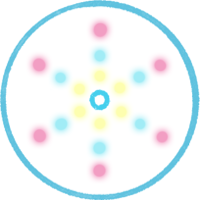
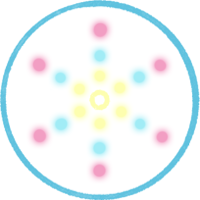
Before/after of a 200x200 layered artwork. What changed in the layer stack:
moved "Middle Hole" into group "Lights2" over (89, 89, 111, 111)
